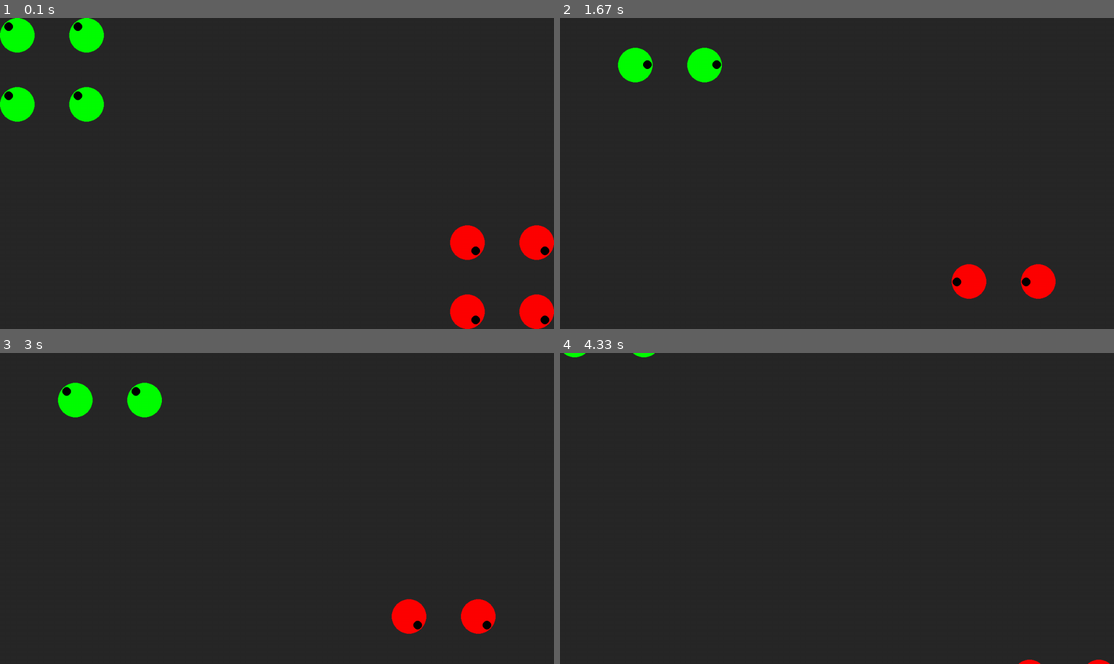
Above: before the commit, frames 1-4 (two rows, left to right).
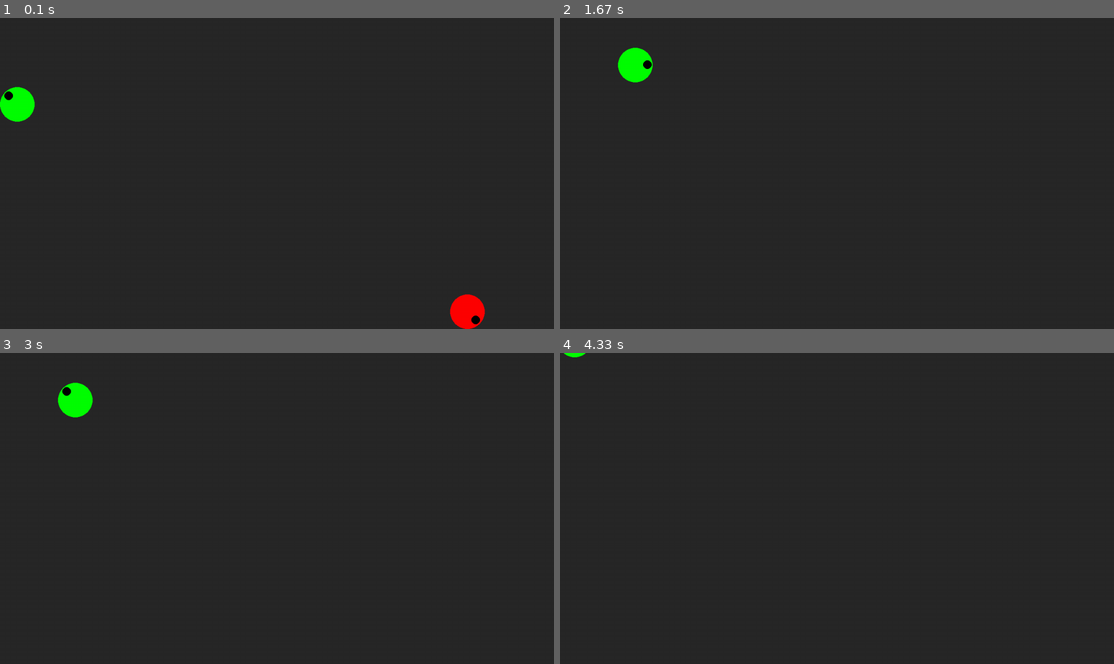
Above: after the commit, the same moments.

Repository: mateuszzeb/Codes
Game: pygame game, started from Python/shooter.py
The game is run twice, just before and just after one commit, with the same random seed, the same clock (stepped at 60 frames per second) and the same inputs.
Inputs:
- Up to frame 1 (0.1 s): no input
- Up to frame 2 (1.67 s): tap Enter at 0.33 s; hold Right 0.67-1.13 s; hold D 0.67-1.13 s; hold Up 1.17-1.47 s; hold W 1.17-1.47 s; hold Right from 1.5 s (still down); hold D from 1.5 s (still down)
- Up to frame 3 (3 s): release Right at 1.97 s; release D at 1.97 s; hold Left 2-2.53 s; hold A 2-2.53 s; hold Left 2.57-2.97 s; hold A 2.57-2.97 s
- Up to frame 4 (4.33 s): hold Up 3-3.37 s; hold W 3-3.37 s; hold Left from 4.07 s (still down); hold A from 4.07 s (still down)

The runs differ from the first frame. In frame 1, 3.3% of the frame differs, in the area x 0-100%, y 0-100%; in frame 2, 1.7%; in frame 3, 1.7%; in frame 4, 0.1%.

Commit message:
Update shooter.py

Diff:
--- a/Python/shooter.py
+++ b/Python/shooter.py
@@ -1,9 +1,12 @@
+import pygame
 from pygame import *
 import math
 import random
 
+
 def move_dot(degrees, magnitude):
     return magnitude * math.cos(math.radians(degrees)), magnitude * math.sin(math.radians(degrees))
+
 
 init()
 font.init()
@@ -13,16 +16,20 @@
 
 screen = display.set_mode([0, 0], FULLSCREEN)
 
+
 def random_color():
     return (random.randint(0, 255), random.randint(0, 255), random.randint(0, 255))
 
+
 def is_touching(bullet, player):
-    if abs(bullet.pos.x - player.pos.x)**2 + abs(bullet.pos.y - player.pos.y) < (player.radius + bullet.radius):
+    if abs(bullet.pos.x - player.pos.x) ** 2 + abs(bullet.pos.y - player.pos.y) < (player.radius + bullet.radius):
         return True
     return False
 
+
 class Bullet:
     objects = []
+
     def __init__(self, owner, x, y, move_x, move_y, color=(255, 255, 255)):
         self.move_x = move_x
         self.move_y = move_y
@@ -36,18 +43,21 @@
     def draw(self):
         draw.circle(screen, self.color, (self.pos.x, self.pos.y), self.radius)
 
-
     def move(self):
-        self.pos.x += self.move_x*self.speed/fps
-        self.pos.y += self.move_y*self.speed/fps
+        self.pos.x += self.move_x * self.speed / fps
+        self.pos.y += self.move_y * self.speed / fps
         for player in Player.objects:
             if player.color != self.owner.color:
                 if is_touching(self, player):
                     player.hidden = True
 
+
 class Player:
     objects = []
-    def __init__(self, x, y, d, color, keys=[K_a, K_d, K_w, K_SPACE]):
+
+    def __init__(self, x, y, d, color, keys=None):
+        if keys is None:
+            keys = [K_a, K_d, K_w, K_SPACE]
         self.color = color
         self.hidden = False
         self.radius = 40
@@ -67,22 +77,18 @@
 
     def go_ahead(self):
         x, y = move_dot(self.deg, self.move_speed)
-        self.pos.x += x*self.move_speed/fps
-        self.pos.y += y*self.move_speed/fps
+        self.pos.x += x * self.move_speed / fps
+        self.pos.y += y * self.move_speed / fps
 
     def create_bullet(self):
         if not self.hidden:
-            move_x, move_y= move_dot(self.deg, 200)
-            Bullet(self, self.pos.x, self.pos.y, move_x/200, move_y/200)
+            move_x, move_y = move_dot(self.deg, 200)
+            Bullet(self, self.pos.x, self.pos.y, move_x / 200, move_y / 200)
+
 
 Player(40, 200, 225, [0, 255, 0], keys=[K_LEFT, K_RIGHT, K_UP, K_RETURN])
-Player(40, 40, 225, [0, 255, 0], keys=[K_LEFT, K_RIGHT, K_UP, K_RETURN])
-Player(200, 200, 225, [0, 255, 0], keys=[K_LEFT, K_RIGHT, K_UP, K_RETURN])
-Player(200, 40, 225, [0, 255, 0], keys=[K_LEFT, K_RIGHT, K_UP, K_RETURN])
-Player(screen.get_width() - 40,screen.get_height() -200, 45, [255, 0, 0])
-Player(screen.get_width() - 40,screen.get_height() -40, 45, [255, 0, 0])
-Player(screen.get_width() - 200,screen.get_height() -200, 45, [255, 0, 0])
-Player(screen.get_width() - 200,screen.get_height() -40, 45, [255, 0, 0])
+Player(screen.get_width() - 200, screen.get_height() - 40, 45, [255, 0, 0])
+
 
 def main():
     while True:
@@ -98,14 +104,15 @@
                     if ev.key == player.keys[3]:
                         player.create_bullet()
 
-
         keys = key.get_pressed()
+        if keys[pygame.K_ESCAPE]:
+            exit()
 
         for player in Player.objects:
             if keys[player.keys[0]]:
-                player.deg -= player.rotate_speed/(fps+1)
+                player.deg -= player.rotate_speed / (fps + 1)
             if keys[player.keys[1]]:
-                player.deg += player.rotate_speed/(fps+1)
+                player.deg += player.rotate_speed / (fps + 1)
             if keys[player.keys[2]]:
                 player.go_ahead()
 
@@ -120,5 +127,6 @@
         fps = clc.get_fps()
         display.flip()
 
+
 if __name__ == '__main__':
     main()
